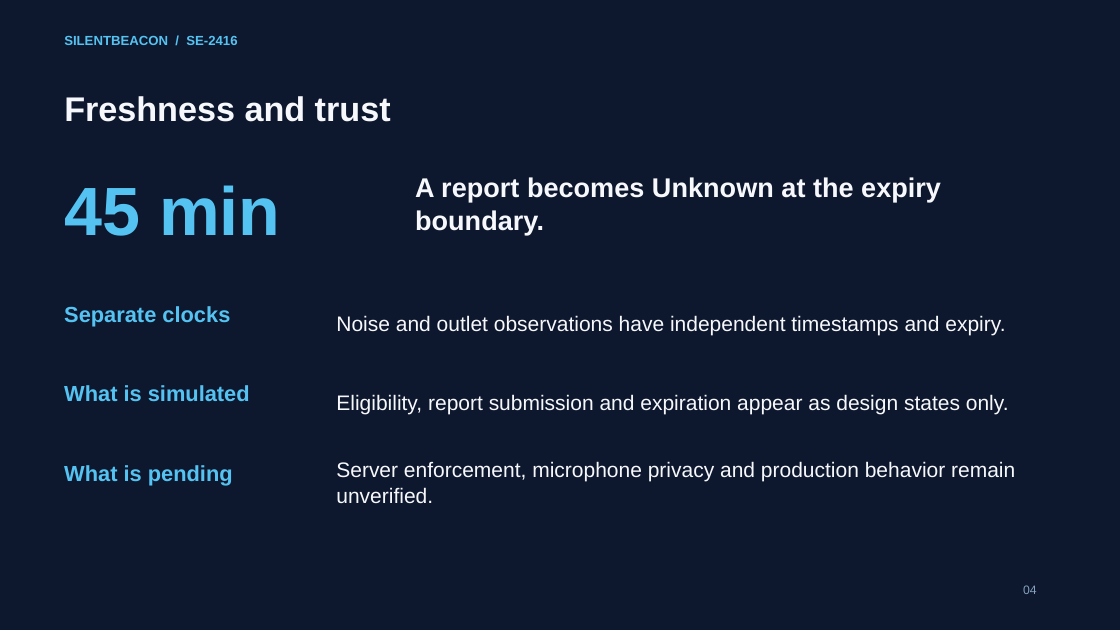
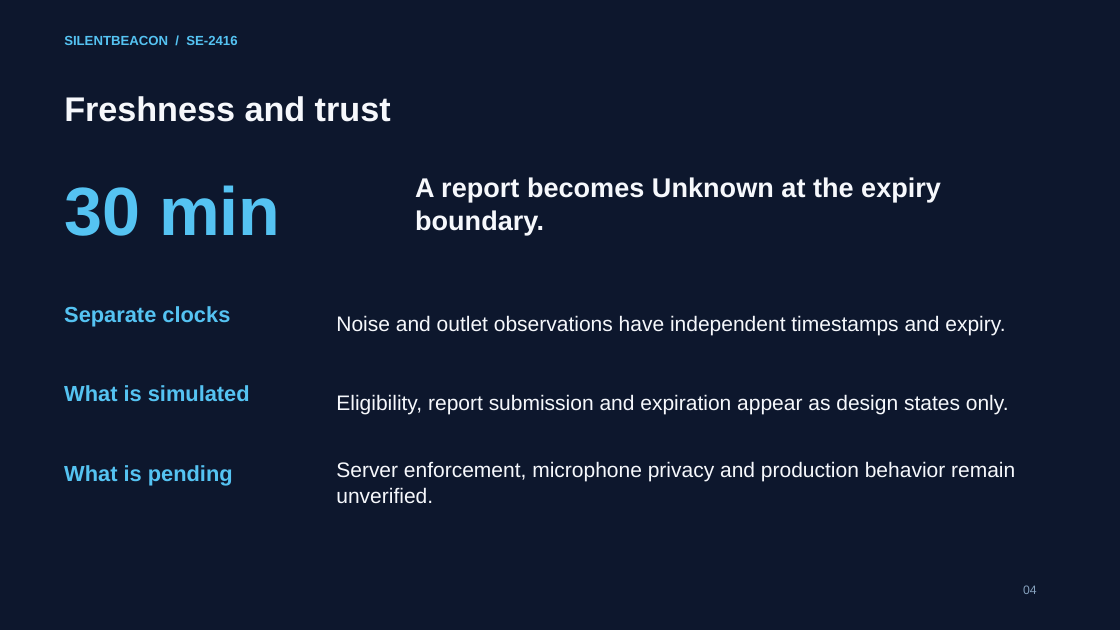
Before and after one commit to nalrematvonessahk/silentbeacon-agile-project, a slide deck: slide 4 of SilentBeacon_Defense_Ready_Draft.pptx. Drawn at 1120x630 pixels with LibreOffice and Linux fonts; fonts in the diff are those of the drawing. Boxes give left, top, right and bottom in pixels: in the first picture for what was removed or moved away, otherwise in the second. Text is boxed around its words. In the diff, an @@ line names an element or a change of style, - is before the commit and + after.

```diff
--- a/SilentBeacon_Defense_Ready_Draft.pptx
+++ b/SilentBeacon_Defense_Ready_Draft.pptx
@@ text at bbox=[64, 185, 280, 236]: text changed @@
-45 min
+30 min
```
Also in this commit, not shown: 4 other slides changed, 25 other files.
